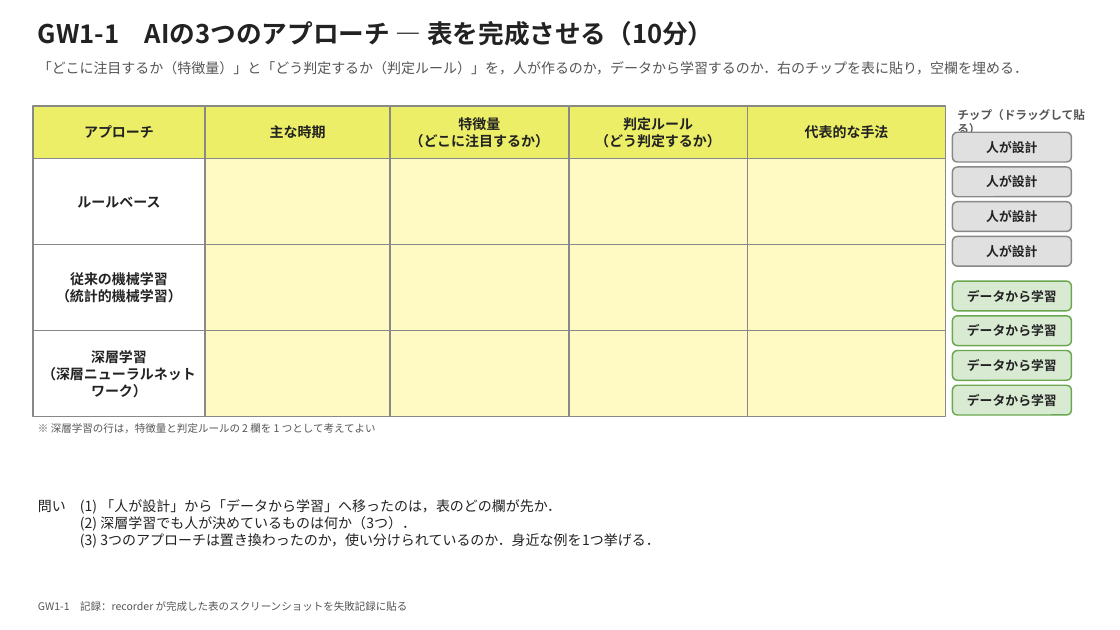
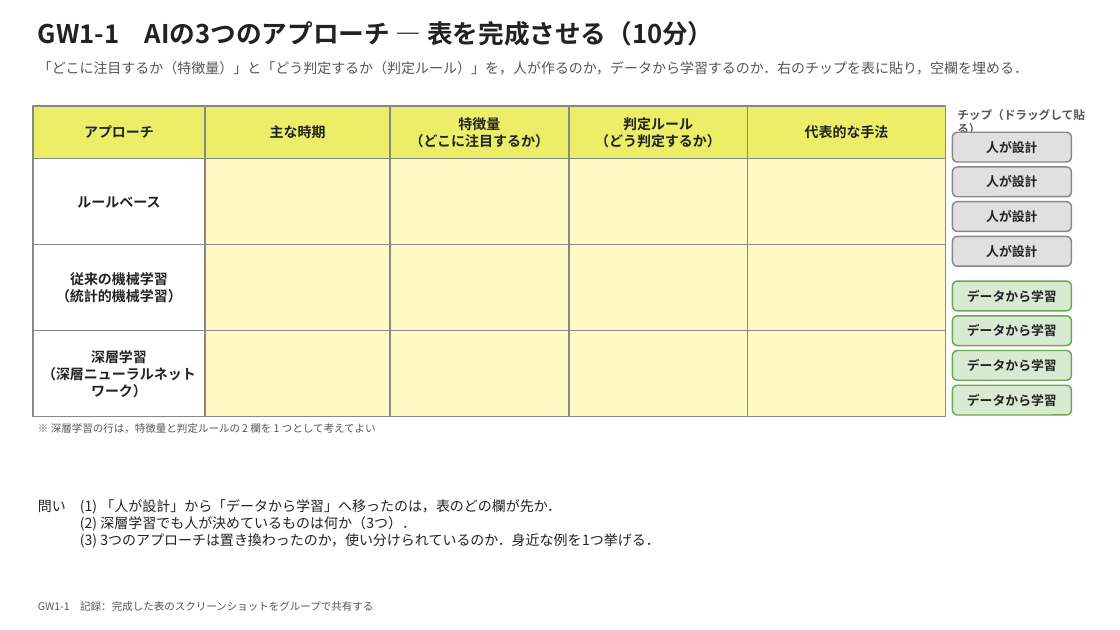
Before and after one commit to RNMUDS/2026AI_TD, a slide deck: slide 1 of docs/slides/aitd1_week1_groupwork.pptx (slide 2 before the commit). Drawn at 1120x630 pixels with LibreOffice and Linux fonts; fonts in the diff are those of the drawing. Boxes give left, top, right and bottom in pixels: in the first picture for what was removed or moved away, otherwise in the second. Text is boxed around its words. In the diff, an @@ line names an element or a change of style, - is before the commit and + after.

```diff
--- a/docs/slides/aitd1_week1_groupwork.pptx
+++ b/docs/slides/aitd1_week1_groupwork.pptx
@@ text at (38, 601, 373, 611): text changed @@
-GW1-1 記録：recorder が完成した表のスクリーンショットを失敗記録に貼る
+GW1-1 記録：完成した表のスクリーンショットをグループで共有する
```
Also in this commit, not shown: 1 other slide changed, 2 slides removed, 8 other files.
